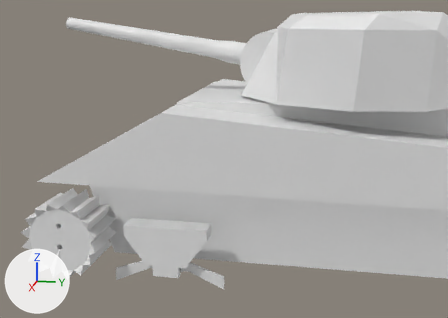
One commit to the Blender file MA4/m4a.blend: the scene before it, then after it.
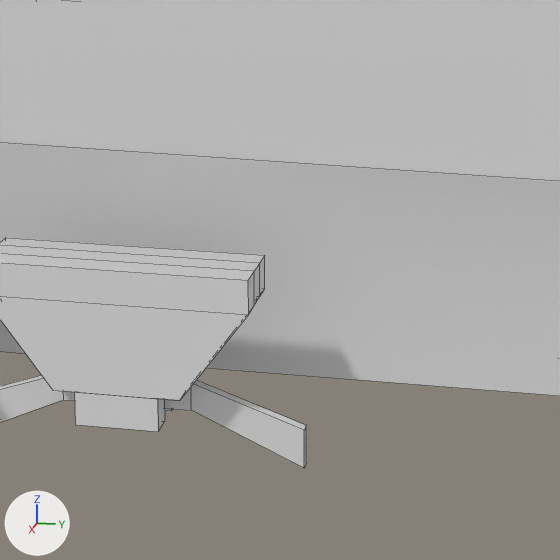
There are two pictures of each version: one from a camera (50 mm lens) standing at (6.632, 0.331, 1.032) and looking at (0.858, -0.824, -0.411), one close up on the part from 29% to 68% of the width and 45% to 100% of the height. The lights are fixed; the arrows at lower left show +X, +Y and +Z. The close-ups show mesh edges as thin lines.

The scene before the commit, as lines of its bpy script (objects in view):
```python
me_cube_001 = bpy.data.meshes.new('Cube.001')
me_cube_001.from_pydata(...)  # 50 vertices, 48 faces; spans x -1.0..1.0, y -1.15..1.08, z -0.59..1.08
me_cube_004 = bpy.data.meshes.new('Cube.004')
me_cube_004.from_pydata(...)  # 64 vertices, 60 faces; spans x -1.0..1.0, y -1.33..1.36, z -7.64..1.0
ob_body = bpy.data.objects.new('body', me_cube_001)
ob_body.location = (0.016, 0.698, -0.887)
ob_body.scale = (1.37, 2.81, 1.0)
ob_trackroller = bpy.data.objects.new('trackRoller', me_cube_004)
ob_trackroller.location = (1.183, -1.312, -1.076)
ob_trackroller.scale = (0.11, 0.408, 0.0719)
```
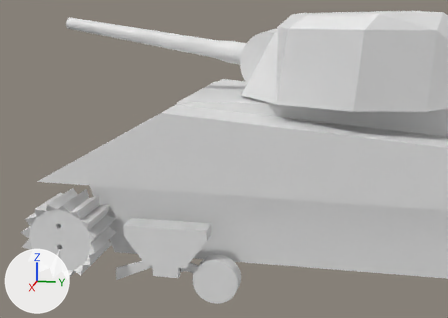
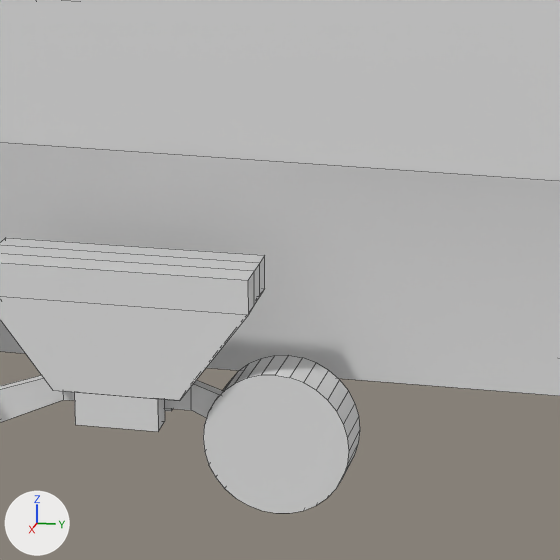
Changed parts and their boxes [x1, y1, x2, y2] in the close-ups (560 x 560 px):
```json
{"object": "trackRoller", "change": "reshaped", "before": [0, 238, 306, 468], "after": [0, 238, 360, 513]}
{"part": 1, "of": "me_cube_004", "change": "added", "after": [203, 355, 360, 513]}
```

Scene script edits in JSON lines:
```json
{"block": "me_cube_004", "where": "# used by ob_trackroller; location = (1.183, -1.312, -1.076); scale = (0.11, 0.408, 0.0719)"}
{"op": "remove", "block": "me_cube_004", "code": "me_cube_004.from_pydata(...)  # 64 vertices, 60 faces; spans x -1.0..1.0, y -1.33..1.36, z -7.64..1.0"}
{"op": "add", "block": "me_cube_004", "code": "me_cube_004.from_pydata(...)  # 128 vertices, 94 faces; spans x -1.0..1.0, y -1.33..1.73, z -9.59..1.0"}
{"block": "me_cube_004", "change": "me_cube_004 part 1: a new loose piece of 64 vertices spanning x -1.0..0.49, y 0.62..1.73, z -9.59..-3.36"}
```
